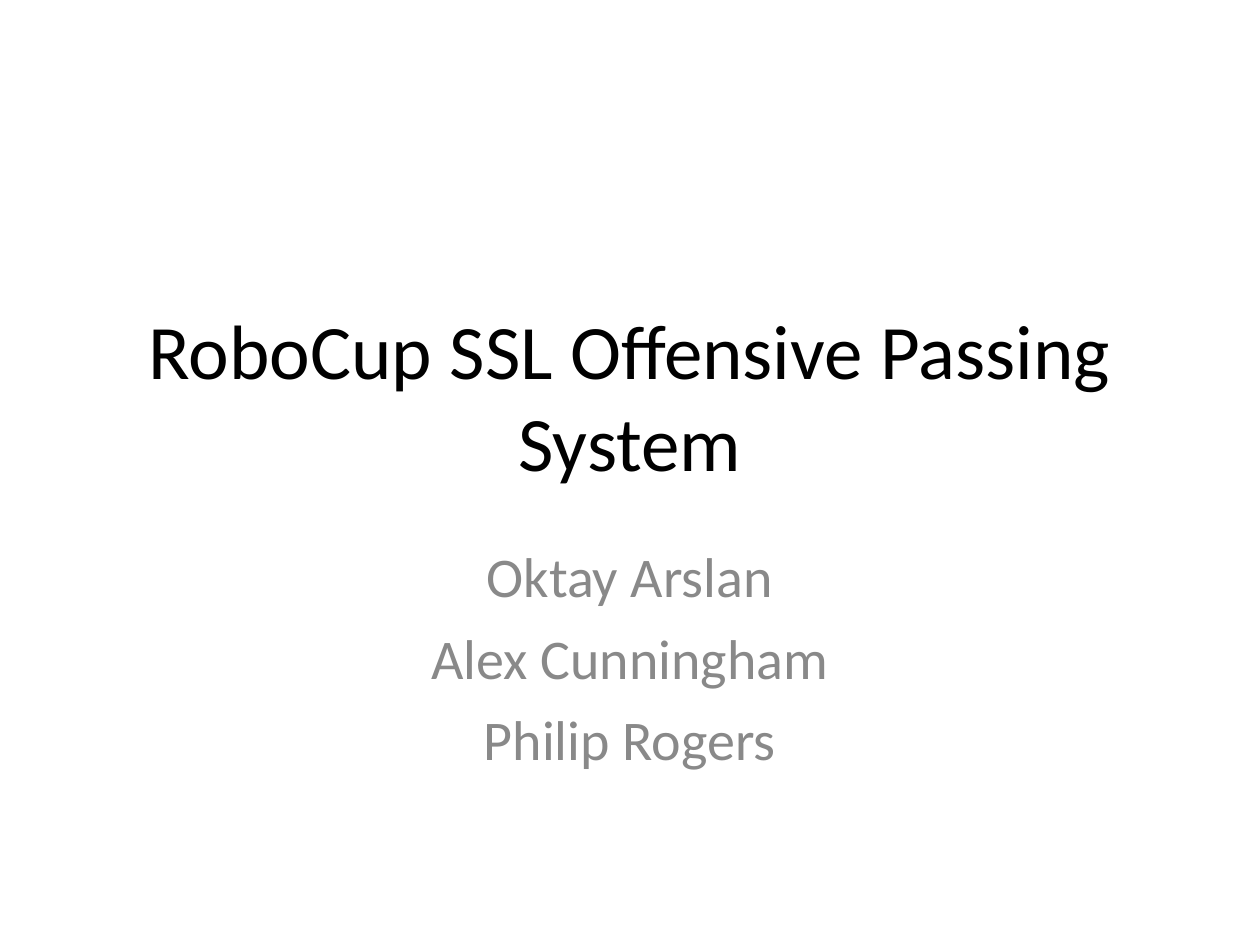
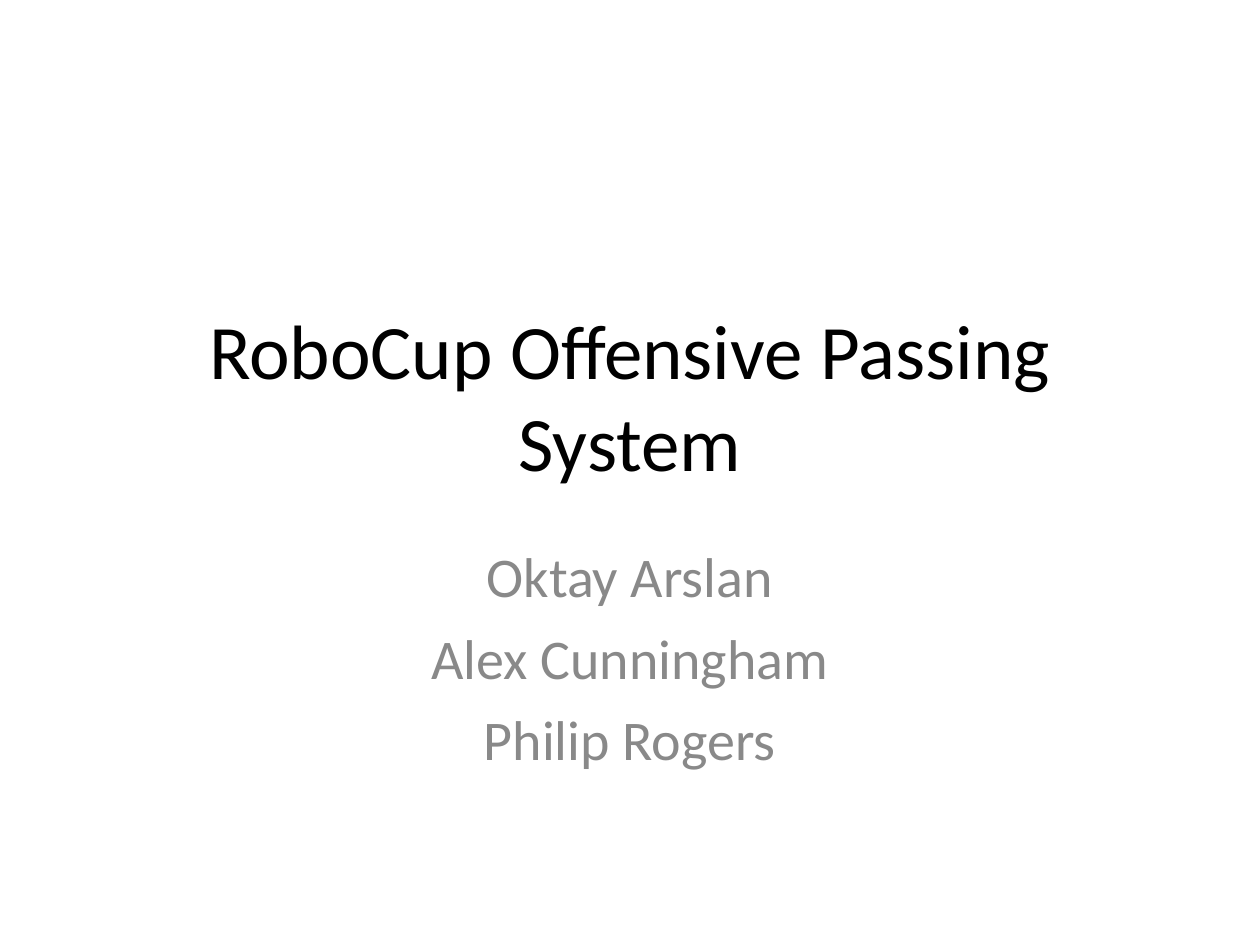
Before and after one commit to oarslan3/gt-cs-rip-projects, a slide deck: slide 1 of final/ProposalPresentation.ppt. Drawn at 1260x945 pixels with LibreOffice and Linux fonts; fonts in the diff are those of the drawing. Boxes give left, top, right and bottom in pixels: in the first picture for what was removed or moved away, otherwise in the second. Text is boxed around its words. In the diff, an @@ line names an element or a change of style, - is before the commit and + after.

```diff
--- a/final/ProposalPresentation.ppt
+++ b/final/ProposalPresentation.ppt
@@ title at [209,325,1049,484]: text changed @@
-RoboCup SSL Offensive Passing System
+RoboCup Offensive Passing System
```
Also in this commit, not shown: 3 other slides changed, 2 slides added, 2 slides removed.
